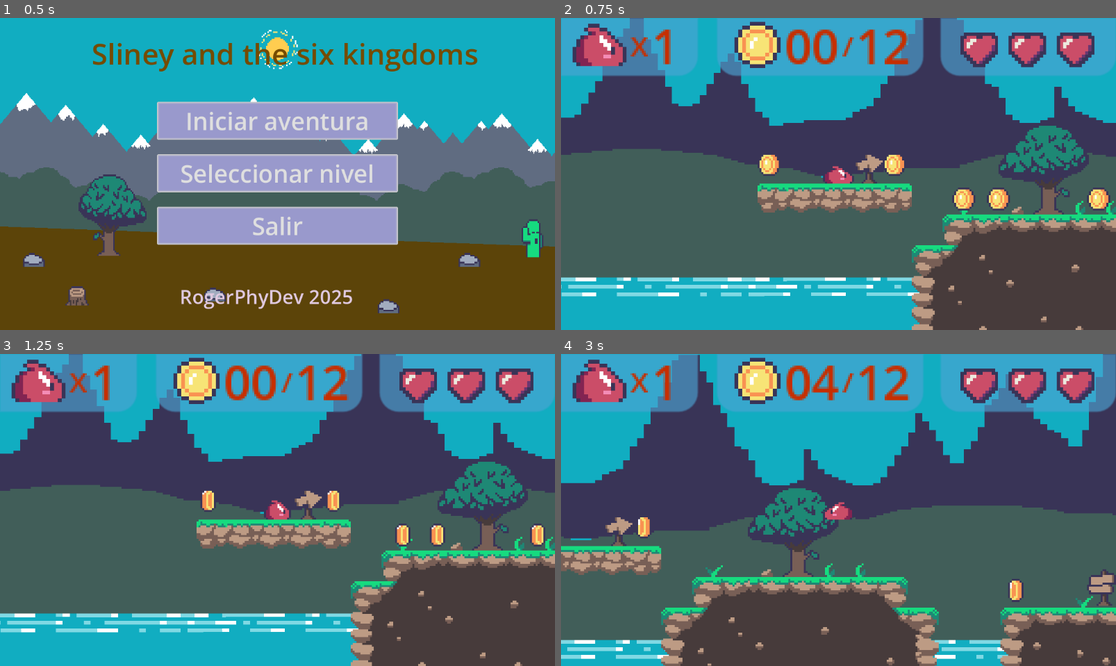
Above: before the commit, frames 1-4 (two rows, left to right).
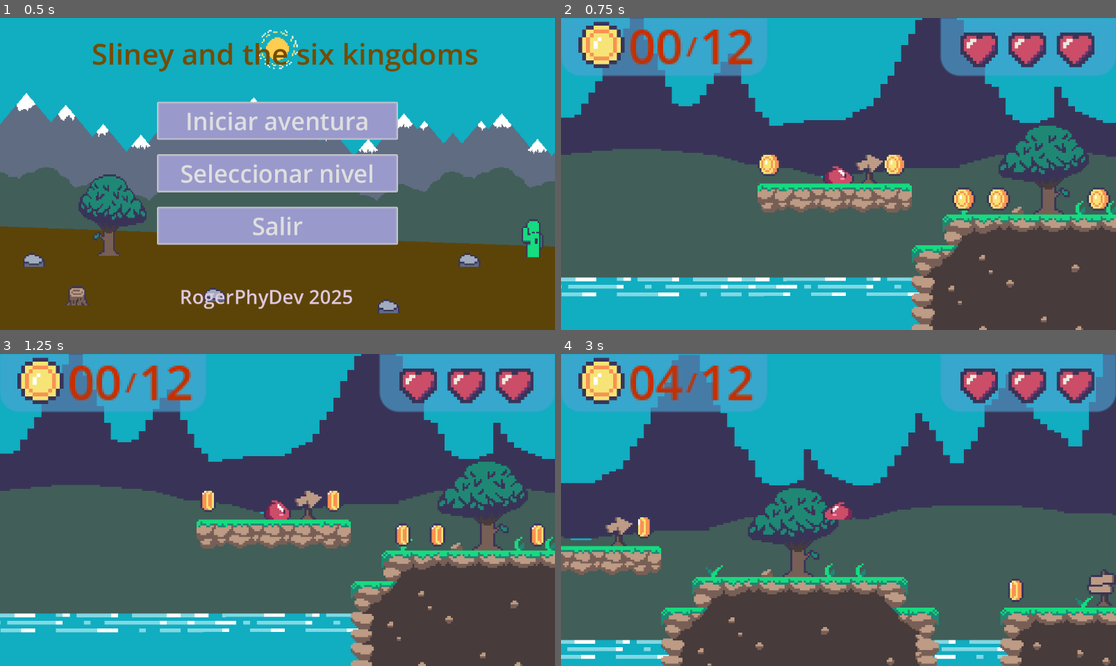
Above: after the commit, the same moments.

Repository: Roger-Phydev/Slite-and-the-six-kingdoms
Game: Godot game, scene res://Scenes/main_menu.tscn
The game is run twice, just before and just after one commit, with the same random seed, the same clock (stepped at 60 frames per second) and the same inputs. Sound files missing from this copy of the repository are replaced by a short silence.
Inputs:
- Up to frame 1 (0.5 s): no input
- Up to frame 2 (0.75 s): click "Iniciar aventura" at 0.5 s
- Up to frame 3 (1.25 s): no input
- Up to frame 4 (3 s): tap Enter (Select) at 1.25, 1.35, 2.1, 2.85 s; hold D (right) 1.28-2.78 s; tap Up (Up) at 1.52, 2.27 s; hold A (left) from 2.78 s (still down)

Frame 1 is identical in both runs. In frame 2, 8.8% of the frame differs, in the area x 0-66%, y 0-19%; in frame 3, 8.8%; in frame 4, 8.8%.

Commit message:
quité el modo héroe por defecto

Diff:
--- a/Scripts/game_master.gd
+++ b/Scripts/game_master.gd
@@ -10,7 +10,7 @@
 var level = 1; #level number
 var success = false; #win variable
 var loose = false; #loose variable
-var hero_mode = true; #a variable that sets when its playing with finite lifes
+var hero_mode = false; #a variable that sets when its playing with finite lifes
 var lifes = 1; # lives in case of hero mode
 var hits = 3; # number of hits that remains to loose a life
 var reload = false;
